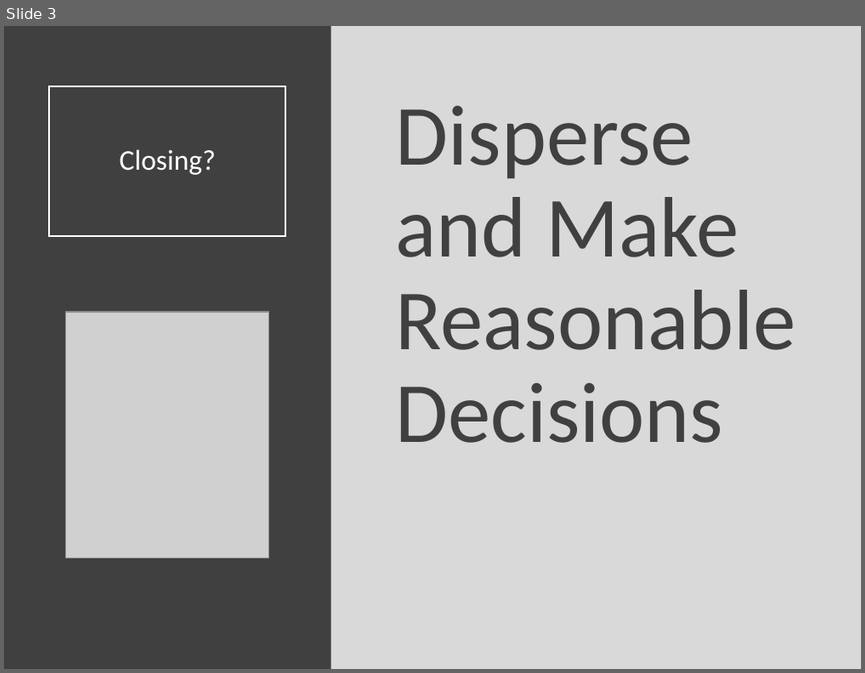
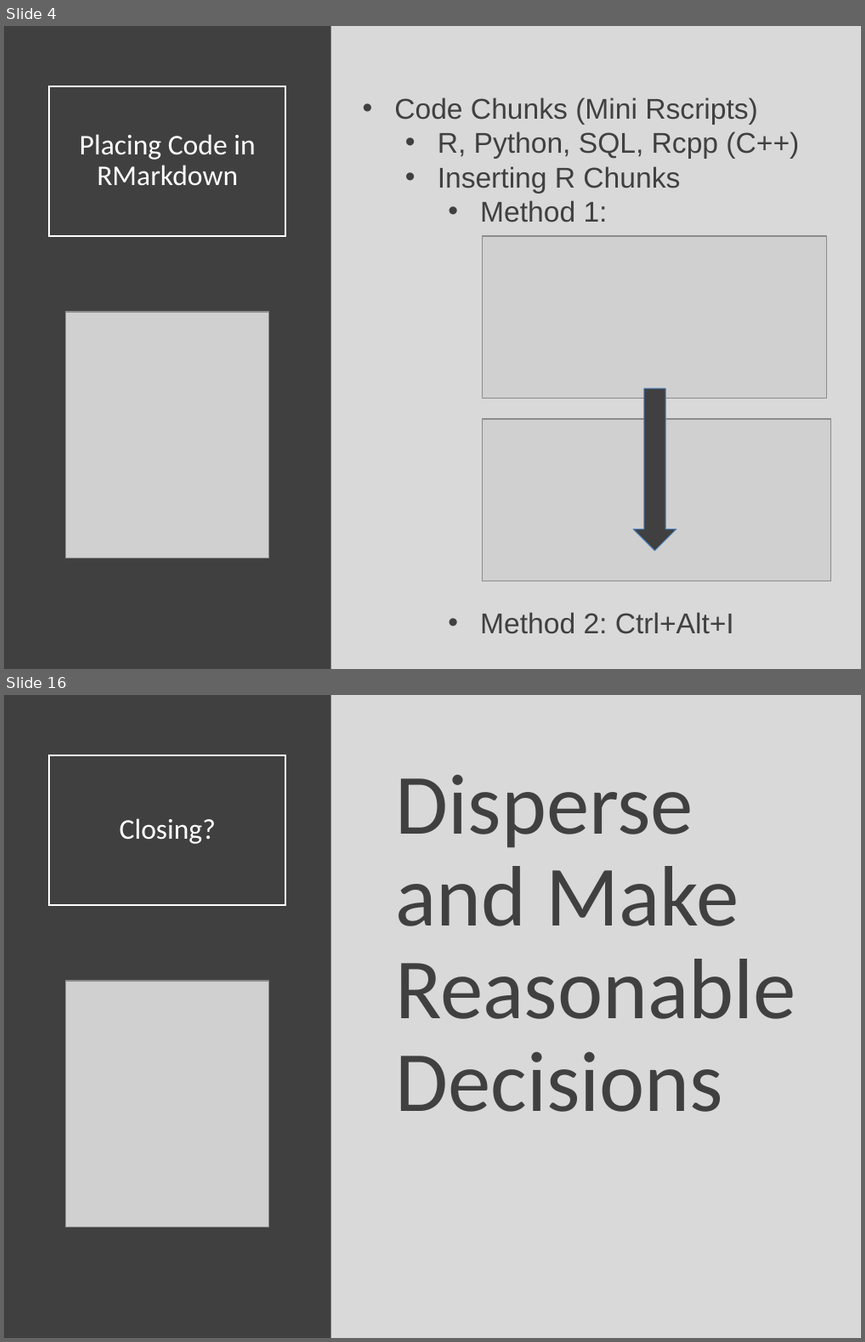
Before and after one commit to Yixf-Self/STOR320_WEBSITE, a slide deck: Lectures/Lecture 3/Lecture 3.pptx. Shown one above the other, each under a label of ours: slide 3 before the commit, slides 4 and 16 after it; the slides between them are not shown. The pictures are 865x673 and 865x1342 pixels, drawn with LibreOffice and Linux fonts; fonts in the diff are those of the drawing; grey boxes stand for pictures. Boxes give left, top, right and bottom in pixels: in the first picture for what was removed or moved away, otherwise in the second. Text is boxed around its words. In the diff, an @@ line names an element or a change of style, - is before the commit and + after.

```diff
--- a/Lectures/Lecture 3/Lecture 3.pptx
+++ b/Lectures/Lecture 3/Lecture 3.pptx
@@ slide 4 added at (x1=4, y1=26, x2=861, y2=669), background #D9D9D9 @@
@@ rectangle added at (x1=4, y1=26, x2=331, y2=669), fill #404040 @@
@@ title added at (x1=49, y1=86, x2=286, y2=236), outline #FFFFFF 1.5 pt, 24 pt, text #FFFFFF @@
+Placing Code in RMarkdown
@@ text added at (x1=394, y1=97, x2=799, y2=634), 24 pt, text #404040 @@
+• Code Chunks (Mini Rscripts)
+  • R, Python, SQL, Rcpp (C++)
+  • Inserting R Chunks
+    • Method 1:
+    • Method 2: Ctrl+Alt+I
@@ picture added at (x1=482, y1=236, x2=827, y2=397) @@
@@ picture added at (x1=66, y1=312, x2=268, y2=557) @@
@@ right arrow added at (x1=633, y1=388, x2=676, y2=550), fill #404040, outline #4B7EBC 0.75 pt @@
@@ picture added at (x1=482, y1=419, x2=831, y2=580) @@
@@ what was slide 3 is now slide 16 @@
```
Also in this commit, not shown: 14 other slides added, 2 slides removed, 7 other files.
